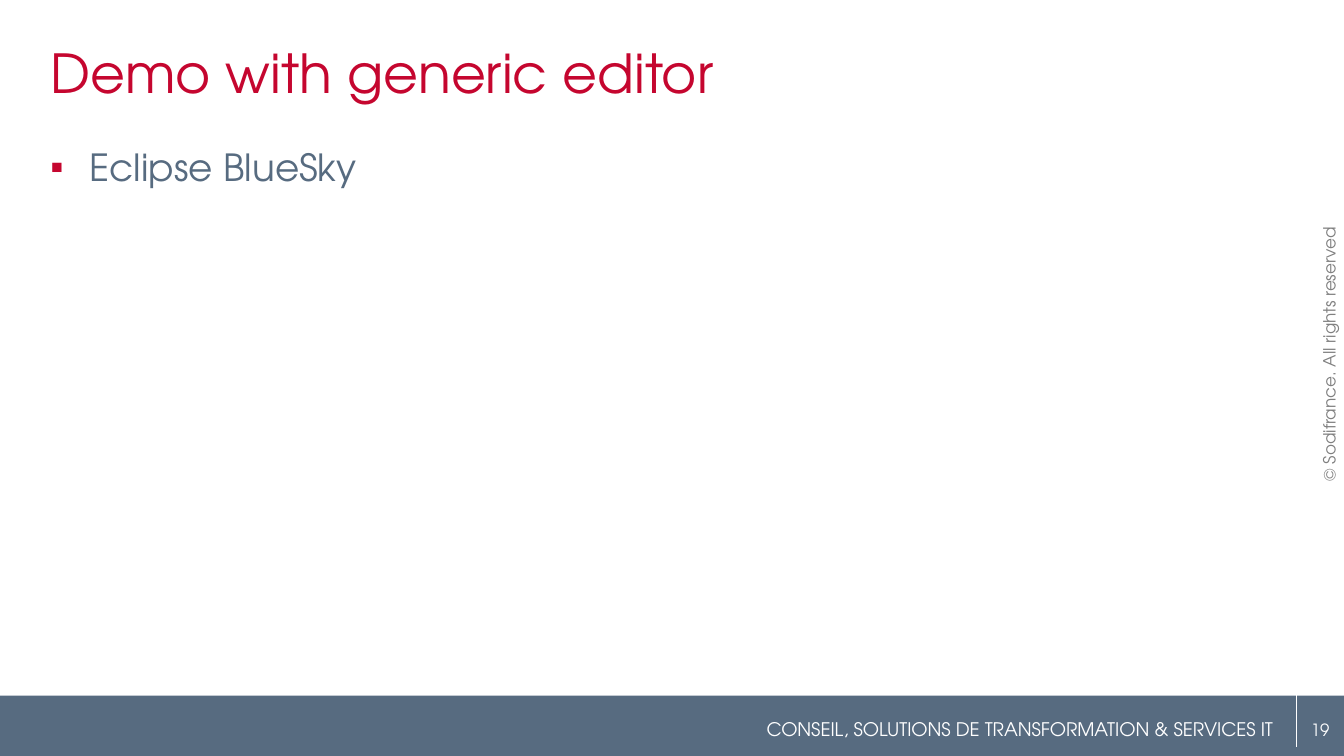
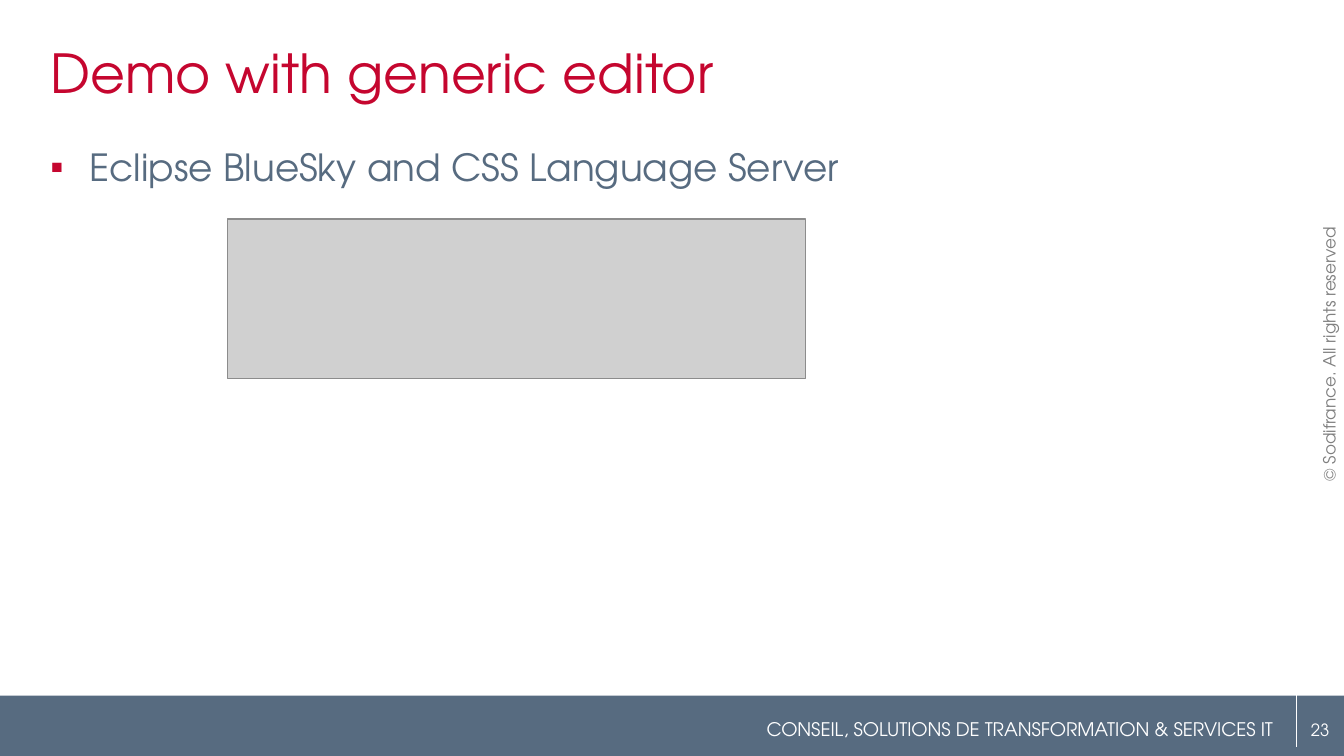
Before and after one commit to angelozerr/EclipseConFrance2018, a slide deck: slide 23 of EclipseConFrance2018_CodeMining.pptx (slide 19 before the commit). Drawn at 1344x756 pixels with LibreOffice and Linux fonts; fonts in the diff are those of the drawing; grey boxes stand for pictures; background and template pictures are left out. Boxes give left, top, right and bottom in pixels: in the first picture for what was removed or moved away, otherwise in the second. Text is boxed around its words. In the diff, an @@ line names an element or a change of style, - is before the commit and + after.

```diff
--- a/EclipseConFrance2018_CodeMining.pptx
+++ b/EclipseConFrance2018_CodeMining.pptx
@@ text at <box>90,153,839,189</box>: text changed @@
-▪ Eclipse BlueSky
+▪ Eclipse BlueSky and CSS Language Server
@@ picture added at <box>227,219,805,379</box> @@
@@ page number at <box>1311,723,1330,736</box>: text changed @@
-19
+23
```
Also in this commit, not shown: 13 other slides changed, 6 slides added, 2 slides removed, 5 other files.
